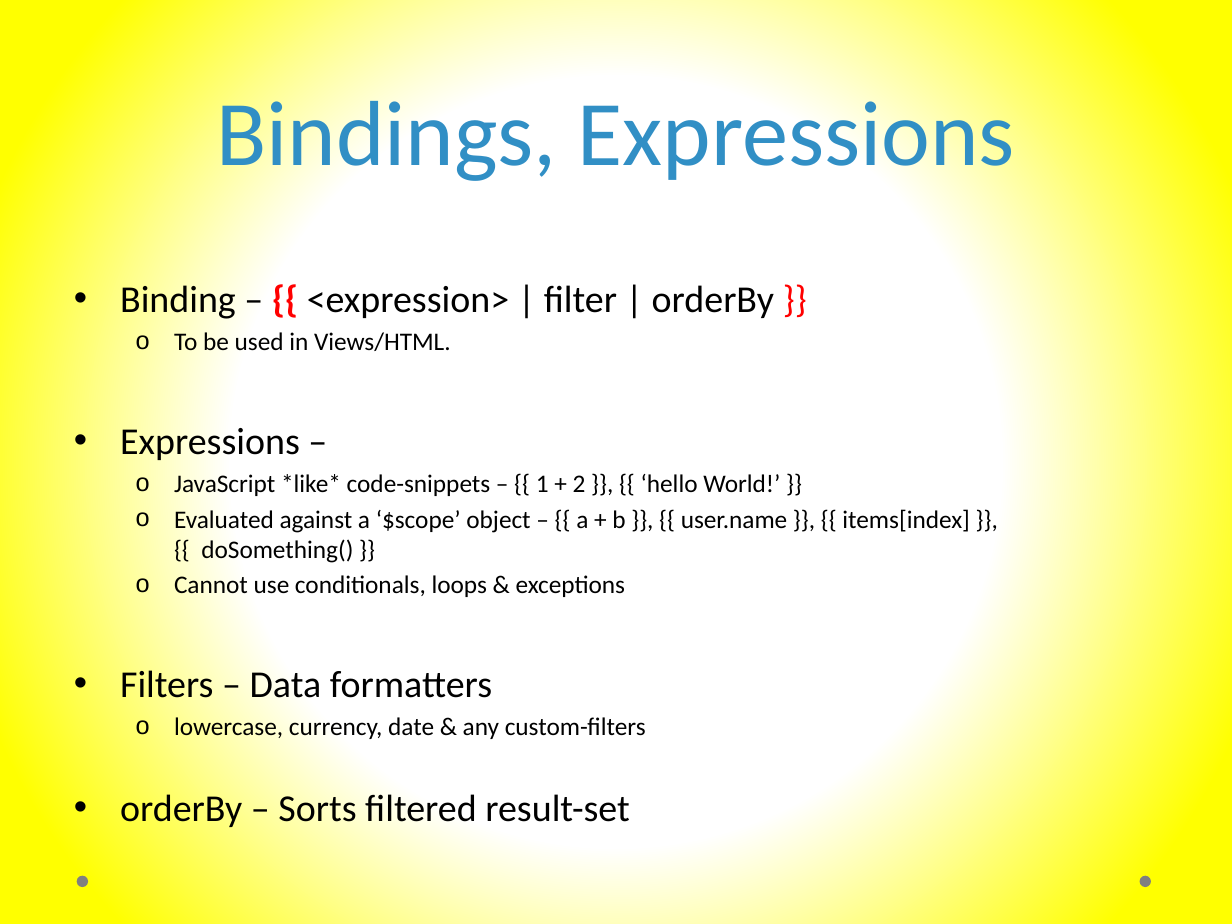
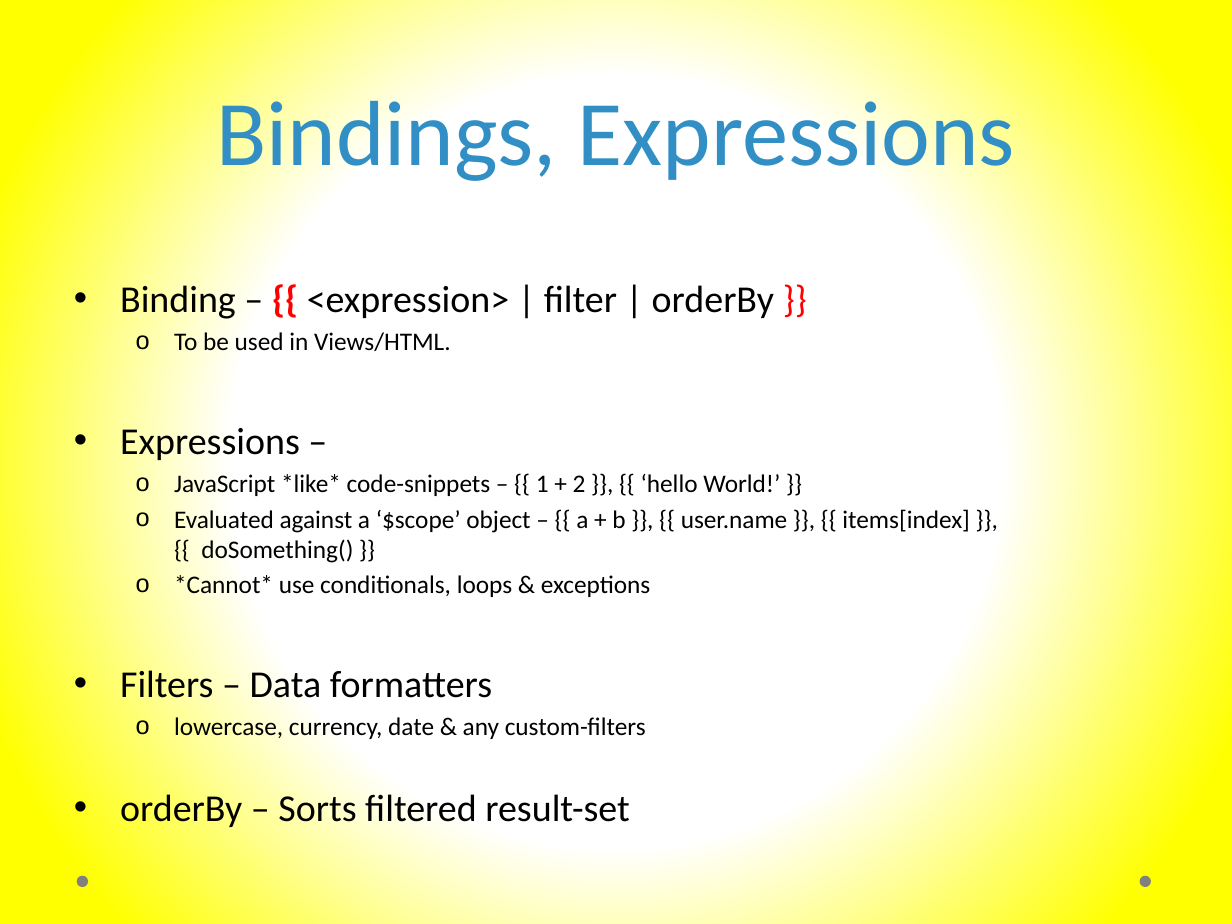
Before and after one commit to murtazahaveliwala/technext-angularjs-demo, a slide deck: slide 14 of Introduction to AngularJs.pptx. Drawn at 1232x924 pixels with LibreOffice and Linux fonts; fonts in the diff are those of the drawing. Boxes give left, top, right and bottom in pixels: in the first picture for what was removed or moved away, otherwise in the second. Text is boxed around its words. In the diff, an @@ line names an element or a change of style, - is before the commit and + after.

```diff
--- a/Introduction to AngularJs.pptx
+++ b/Introduction to AngularJs.pptx
@@ text at (174,575,650,597): text changed @@
-  o Cannot use conditionals, loops & exceptions
+  o *Cannot* use conditionals, loops & exceptions
```
Also in this commit, not shown: 4 other slides changed, 1 slide added.
